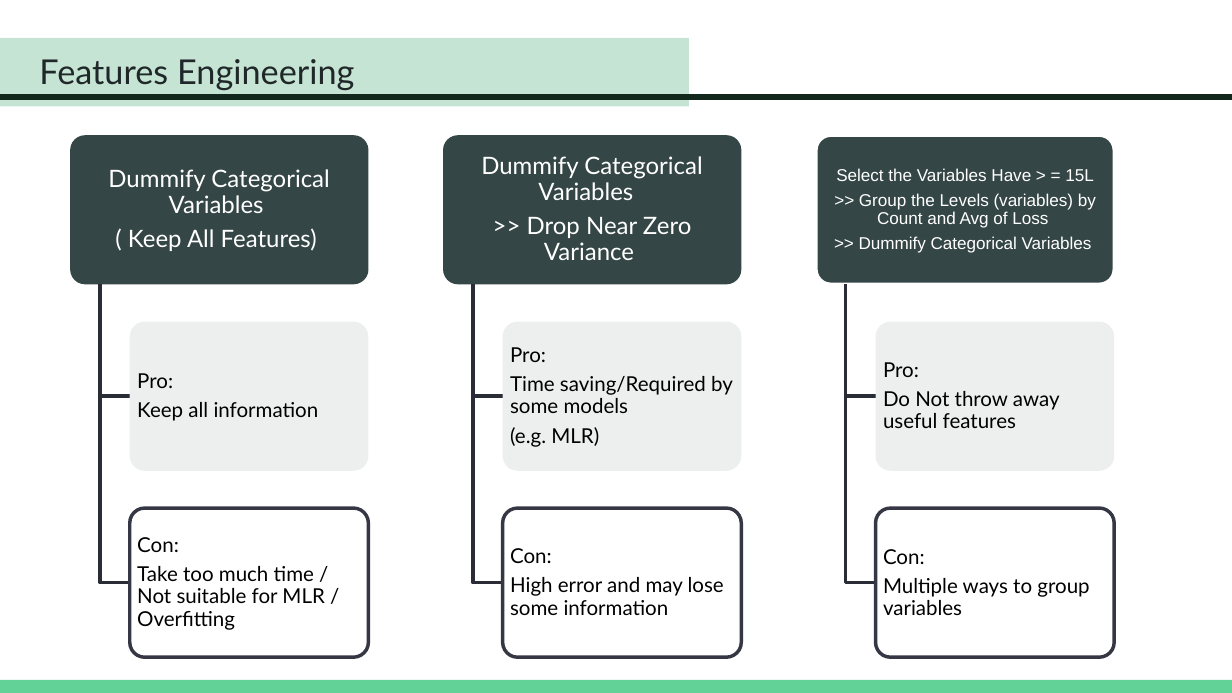
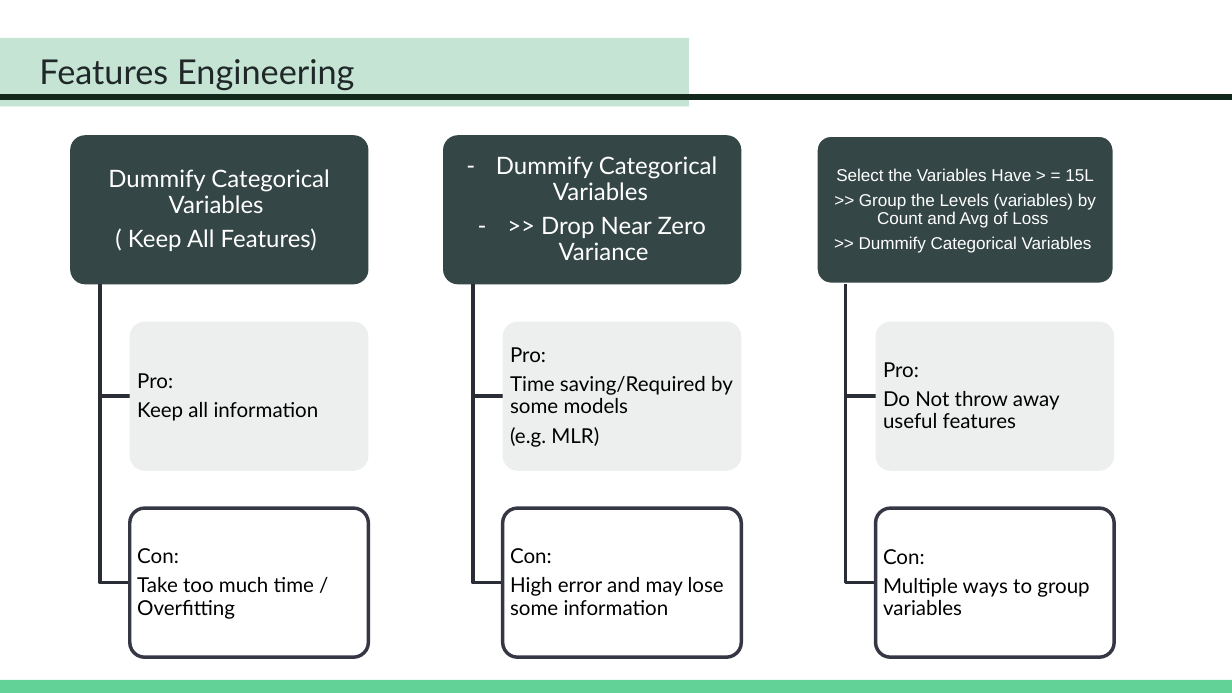
Before and after one commit to nycdatasci/bootcamp007_project, a slide deck: slide 9 of Project4-MachineLearning/KGW/KGW.pptx. Drawn at 1232x693 pixels with LibreOffice and Linux fonts; fonts in the diff are those of the drawing. Boxes give left, top, right and bottom in pixels: in the first picture for what was removed or moved away, otherwise in the second. Text is boxed around its words. In the diff, an @@ line names an element or a change of style, - is before the commit and + after.

```diff
--- a/Project4-MachineLearning/KGW/KGW.pptx
+++ b/Project4-MachineLearning/KGW/KGW.pptx
@@ text "Dummify Categorical Variables" at box(496, 156, 717, 260): bullet none to - @@
@@ text at box(137, 577, 314, 619): text changed @@
-Take too much time / Not suitable for MLR / Overfitting
+Take too much time / Overfitting
```
Also in this commit, not shown: 3 other slides changed, 17 other files.
